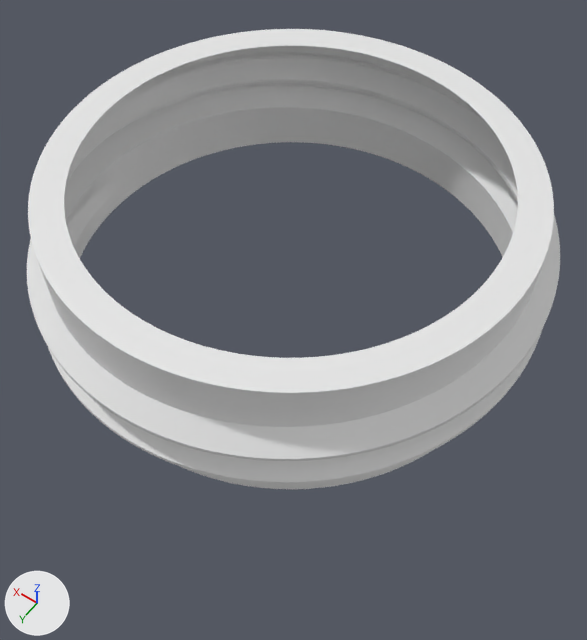
One commit to the Blender file ThreadedBox.blend: the scene before it, then after it.
Rendered twice from a 50 mm lens placed at (-41.9, 58.2, 81.8), pointed at (-1.4, 1.5, -7.1). The lights are fixed; the arrows at lower left show +X, +Y and +Z.

Names of what the first picture shows: 'Thread'.
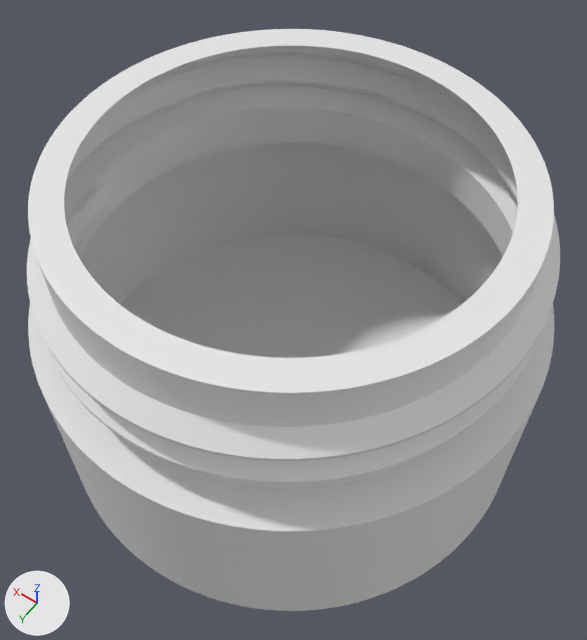
The change, as a list of edits to the scene's bpy script:
```text
Change me_threadmesh:
    used by ob_thread; location = (0.0, 0.0, 0.0)
    remove me_threadmesh.from_pydata(...)  # 5629 vertices, 5370 faces; spans x -32.5..32.5, y -32.5..32.5, z -2.5..17.5
    add me_threadmesh.from_pydata(...)  # 6910 vertices, 6906 faces; spans x -35.0..35.0, y -35.0..35.0, z -28.5..17.5
    me_threadmesh part 1: 1281 vertices added at x -35.0..35.0, y -35.0..35.0, z -28.5..-2.5
```

Changed parts and their boxes [x1, y1, x2, y2] in the pictures (587 x 640 px):
'Thread', reshaped (26% taller)
    before: [27, 29, 560, 489]
    after: [27, 29, 560, 611]
part 1 of me_threadmesh, added
    after: [28, 142, 554, 611]
